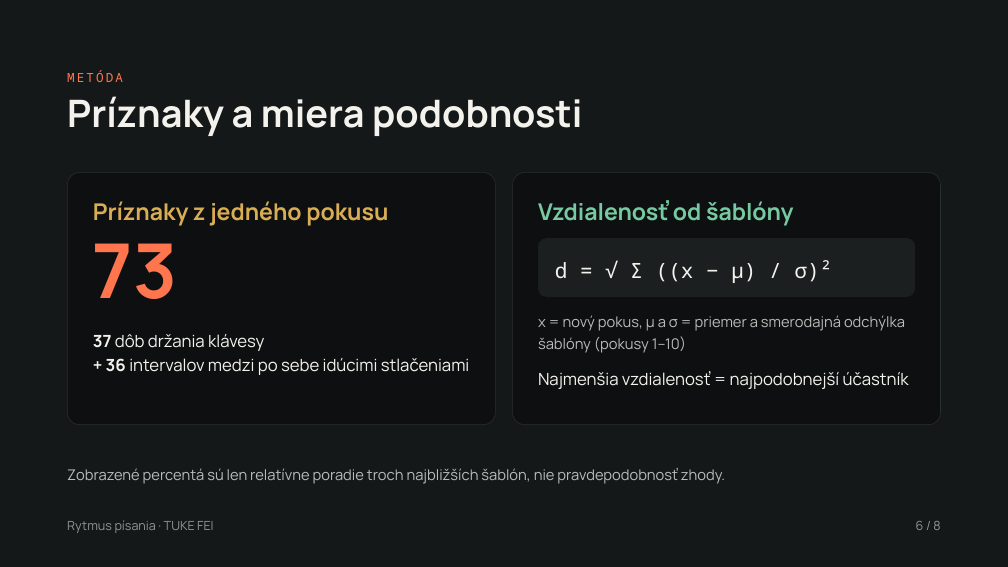
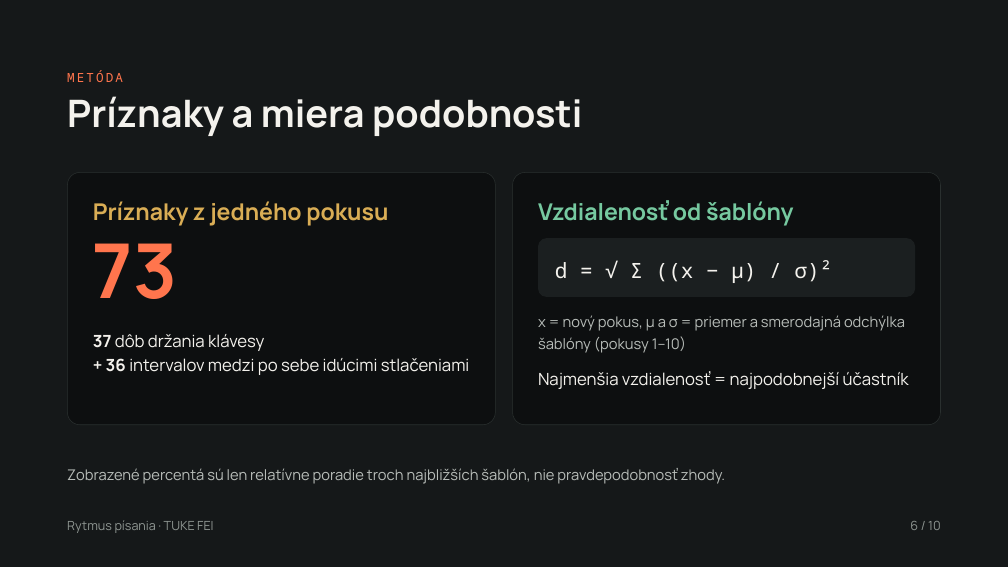
Before and after one commit to tetianamohorian23/bsb-keystroke, a slide deck: slide 6 of Rytmus písania obhajoba (aktualizovaná).pptx. Drawn at 1008x567 pixels with LibreOffice and Linux fonts; fonts in the diff are those of the drawing. Boxes give left, top, right and bottom in pixels: in the first picture for what was removed or moved away, otherwise in the second. Text is boxed around its words. In the diff, an @@ line names an element or a change of style, - is before the commit and + after.

```diff
--- a/Rytmus písania obhajoba (aktualizovaná).pptx
+++ b/Rytmus písania obhajoba (aktualizovaná).pptx
@@ text at [910, 521, 941, 530]: text changed @@
-6 / 8
+6 / 10
```
Also in this commit, not shown: 6 other slides changed, 1 slide added, 31 other files.
